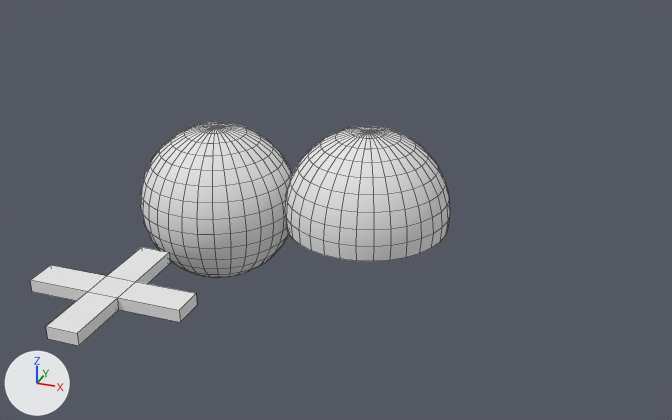
Two versions of the Blender file broken/blender/brokendev.blend, one commit apart.
Camera for both pictures: a camera (50 mm lens) standing at (5.17, -9.76, 4.99) and looking at (1.56, 0.11, 0.06). The lights are fixed; the arrows at lower left show +X, +Y and +Z. Mesh edges are drawn as thin lines.

Objects in the first picture: 'defaultspore', 'outerworld', 'plus'.
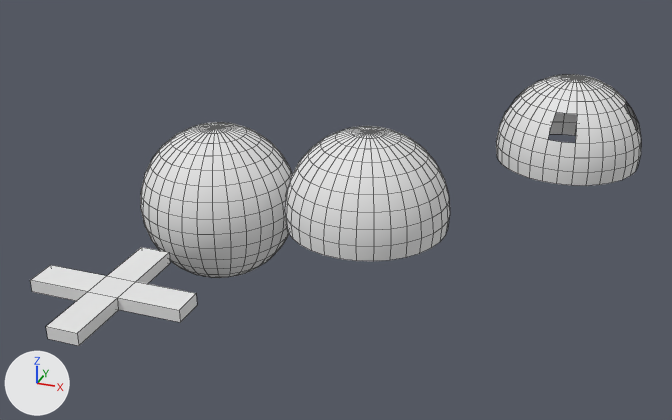
Pixel boxes [x1, y1, x2, y2] of what changed, in the pictures (672 x 420 px):
'defaultsporewithholes', added: after [496, 75, 641, 186]

Patch to the scene script:
```diff
--- a/broken/blender/brokendev.blend.py
+++ b/broken/blender/brokendev.blend.py
@@ me_sporemesh_001 @@
+me_sporemesh_001.from_pydata(...)  # 285 vertices, 272 faces; spans x -1.0..1.0, y -1.0..1.0, z 0.0..1.2
+me_sporemesh_001.polygons.foreach_set('use_smooth', [True] * 272)
+me_sporemesh_001.materials.append(mat_sporemat0)  # white #e7e7e7
@@ ob_defaultsporewithholes @@
+ob_defaultsporewithholes = bpy.data.objects.new('defaultsporewithholes', me_sporemesh_001)
+ob_defaultsporewithholes.location = (4.0, 3.0, 0.0)
```
